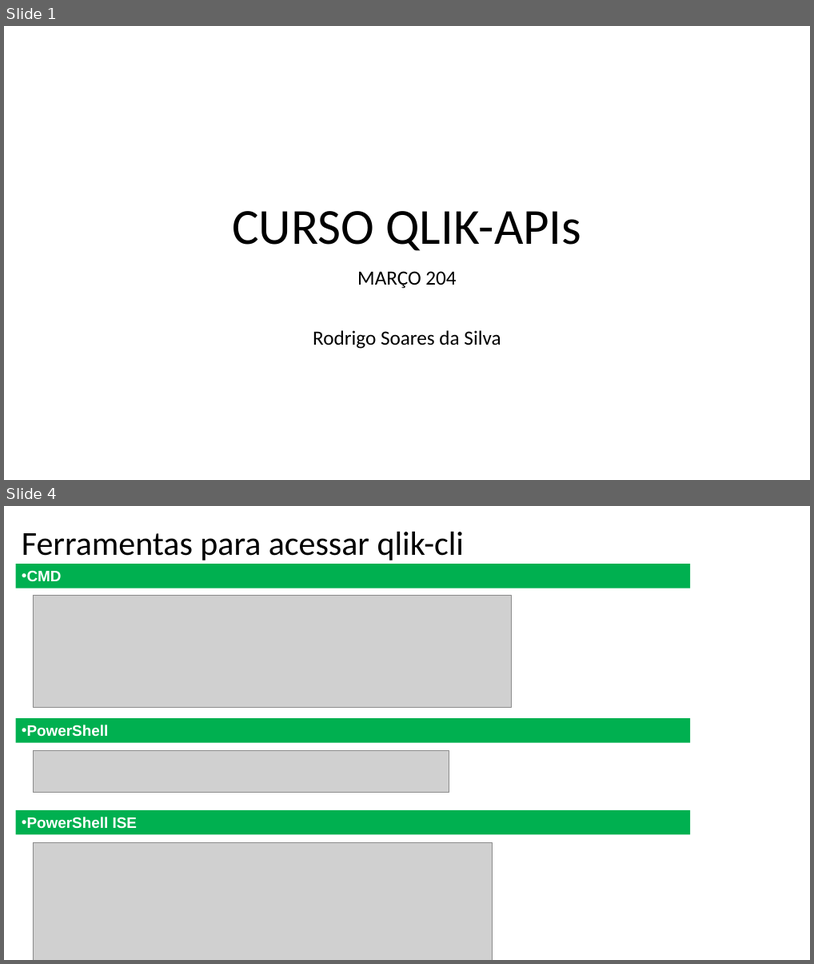
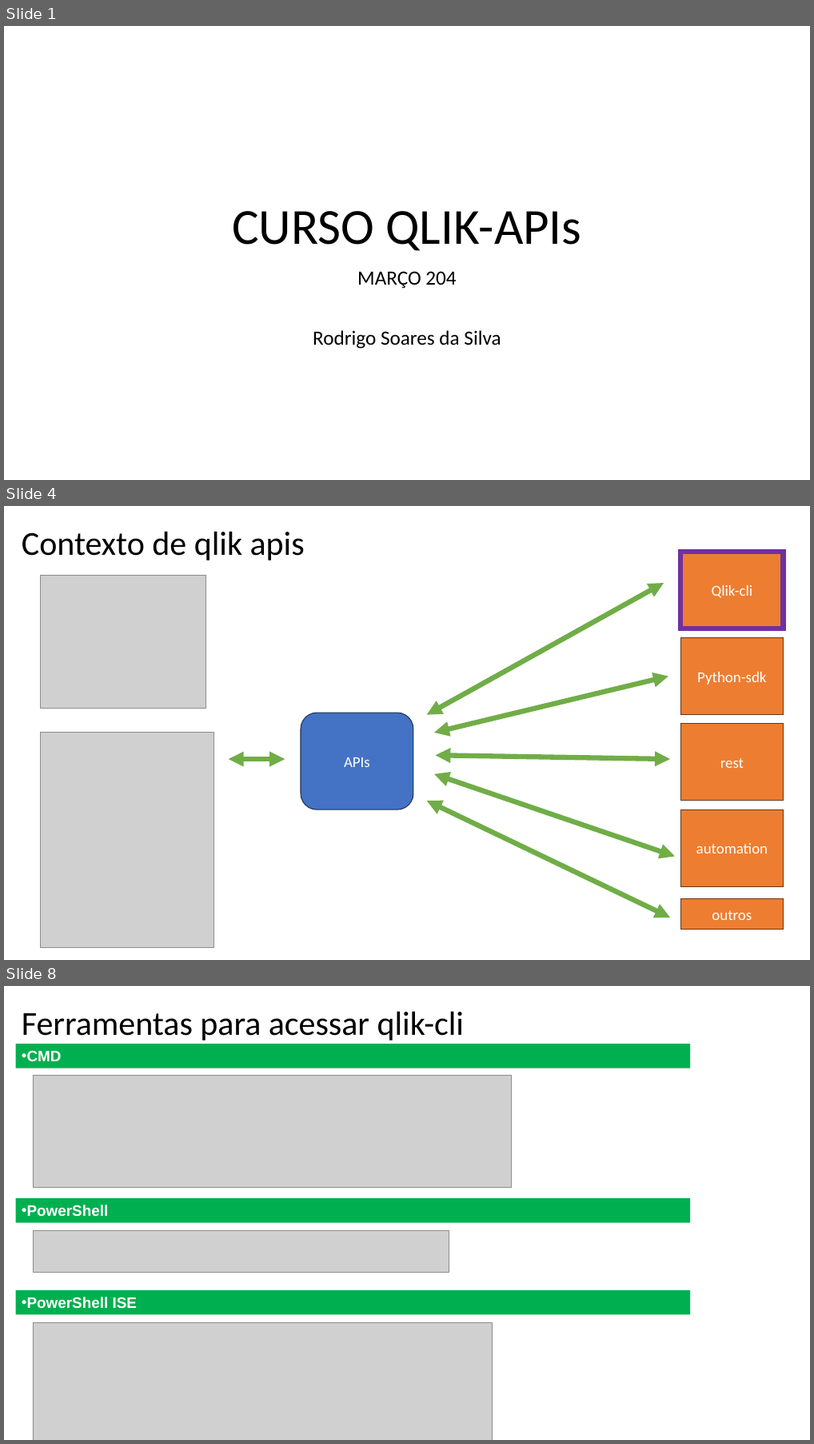
Before and after one commit to digaosss70/qlik-api-exemplos, a slide deck: qlik_apis.pptx. Shown one above the other, each under a label of ours: slides 1 and 4 before the commit, slides 1, 4 and 8 after it; the slides between them are not shown. The pictures are 814x964 and 814x1444 pixels, drawn with LibreOffice and Linux fonts; fonts in the diff are those of the drawing; grey boxes stand for pictures. Boxes give left, top, right and bottom in pixels: in the first picture for what was removed or moved away, otherwise in the second. Text is boxed around its words. In the diff, an @@ line names an element or a change of style, - is before the commit and + after.

```diff
--- a/qlik_apis.pptx
+++ b/qlik_apis.pptx
@@ slide 4 added at <box>4,506,810,960</box>, background #FFFFFF @@
@@ text added at <box>22,532,305,560</box>, 40 pt, text #000000 @@
+Contexto de qlik apis
@@ rectangle added at <box>681,552,784,629</box>, fill #ED7D31, outline #7030A0 6 pt, 18 pt, text #FFFFFF @@
+Qlik-cli
@@ picture added at <box>40,575,206,708</box> @@
@@ double arrow added from (427, 715) to (664, 583), #70AD47 6 pt @@
@@ rectangle added at <box>681,638,784,715</box>, fill #ED7D31, outline #683715 1 pt, 18 pt, text #FFFFFF @@
+Python-sdk
@@ double arrow added from (434, 732) to (669, 676), #70AD47 6 pt @@
@@ rounded rectangle added at <box>301,712,414,809</box>, fill #4472C4, outline #1E3256 1 pt, 18 pt, text #FFFFFF @@
+APIs
@@ picture added at <box>40,732,214,947</box> @@
@@ rectangle added at <box>681,724,784,800</box>, fill #ED7D31, outline #683715 1 pt, 18 pt, text #FFFFFF @@
+rest
@@ double arrow added from (229, 759) to (286, 759), #70AD47 6 pt @@
@@ double arrow added from (436, 756) to (670, 759), #70AD47 6 pt @@
@@ double arrow added from (434, 774) to (675, 856), #70AD47 6 pt @@
@@ double arrow added from (427, 800) to (670, 917), #70AD47 6 pt @@
@@ rectangle added at <box>681,810,784,887</box>, fill #ED7D31, outline #683715 1 pt, 18 pt, text #FFFFFF @@
+automation
@@ rectangle added at <box>681,899,784,929</box>, fill #ED7D31, outline #683715 1 pt, 18 pt, text #FFFFFF @@
+outros
@@ what was slide 4 is now slide 8 @@
```
Also in this commit, not shown: 2 slides changed, 4 other slides added.
